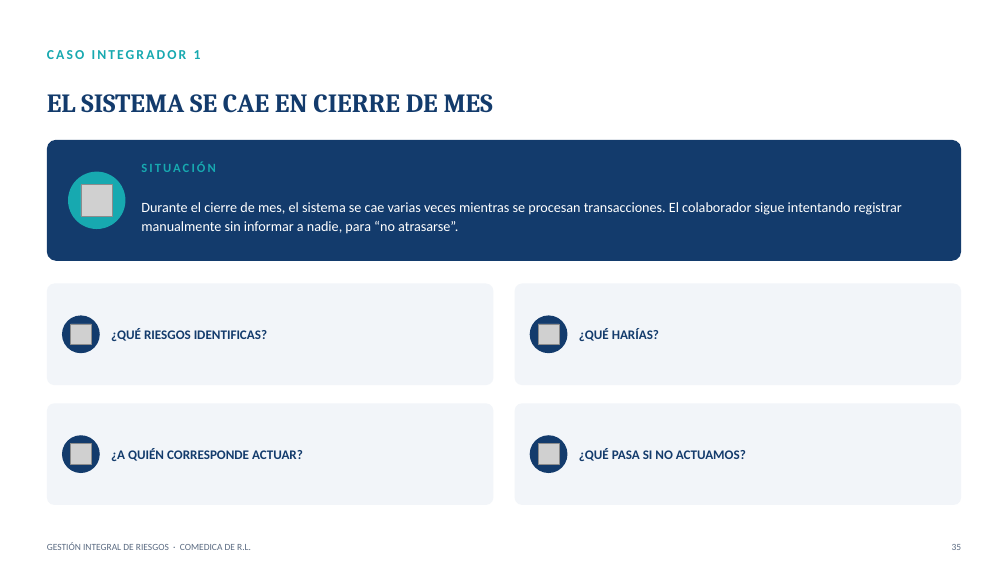
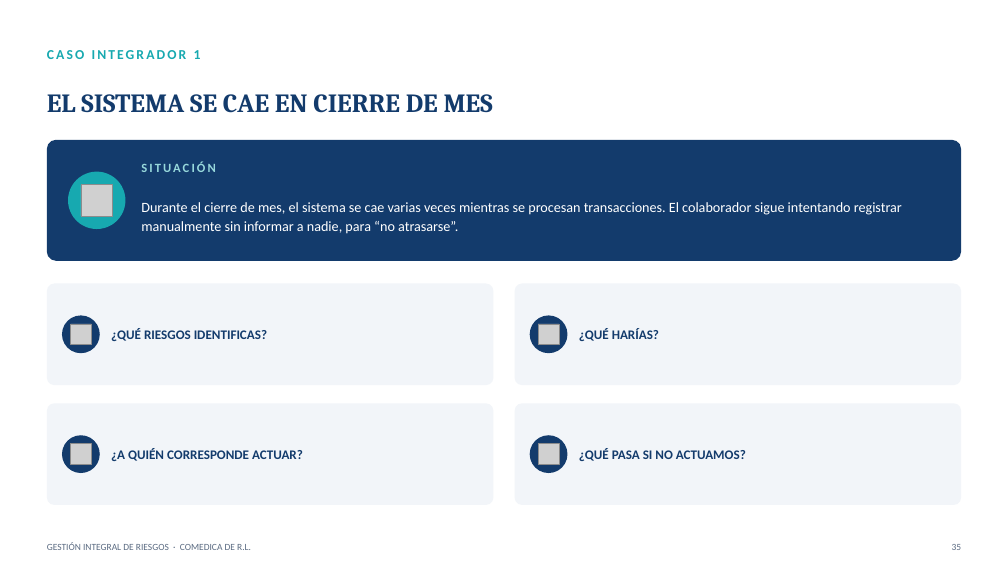
Before and after one commit to menjivar201280/riesgo, a slide deck: slide 35 of capacitacion-riesgos-2025/CAPACITACION_RIESGOS_2025.pptx. Drawn at 1008x567 pixels with LibreOffice and Linux fonts; fonts in the diff are those of the drawing; grey boxes stand for pictures. Boxes give left, top, right and bottom in pixels: in the first picture for what was removed or moved away, otherwise in the second. Text is boxed around its words. In the diff, an @@ line names an element or a change of style, - is before the commit and + after.

```diff
--- a/capacitacion-riesgos-2025/CAPACITACION_RIESGOS_2025.pptx
+++ b/capacitacion-riesgos-2025/CAPACITACION_RIESGOS_2025.pptx
@@ text "SITUACIÓN" at (x1=141, y1=161, x2=216, y2=172): text colour #17A9B0 to #97D8DB @@
```
Also in this commit, not shown: 6 other slides changed.
